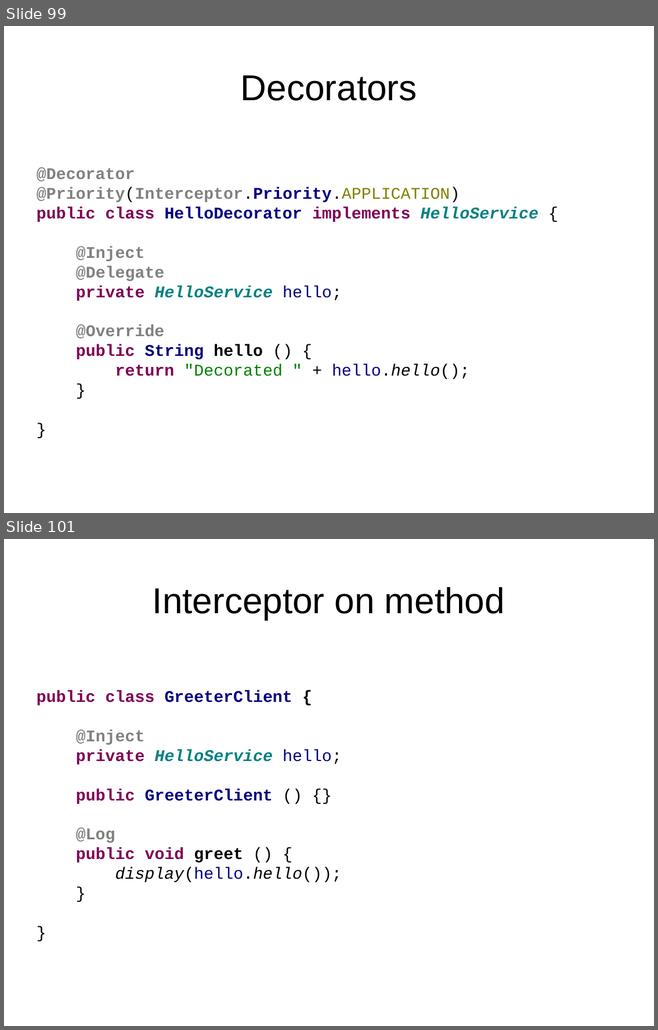
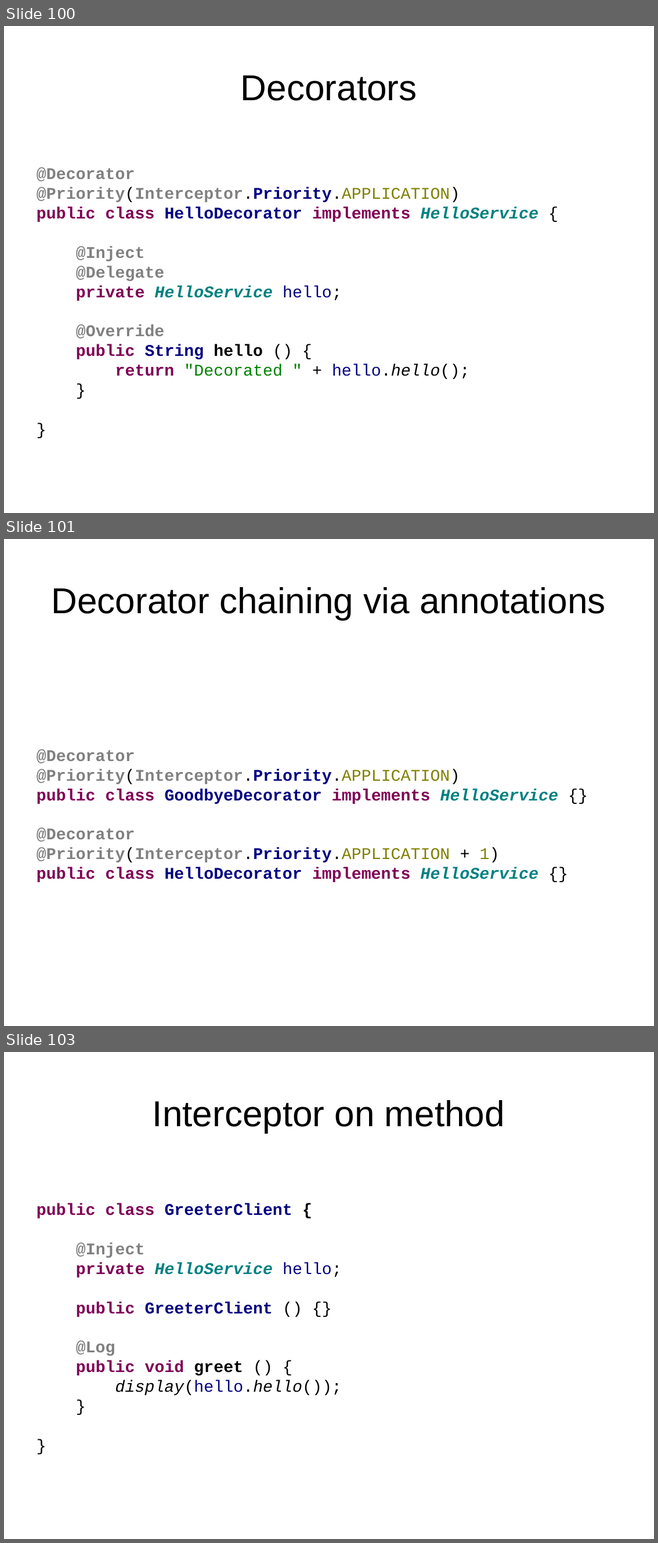
Before and after one commit to FrigoCoder/CDI, a slide deck: CDI.odp. Shown one above the other, each under a label of ours: slides 99 and 101 before the commit, slides 100, 101 and 103 after it; the slides between them are not shown. The pictures are 658x1030 and 658x1543 pixels, drawn with LibreOffice and Linux fonts; fonts in the diff are those of the drawing. Boxes give left, top, right and bottom in pixels: in the first picture for what was removed or moved away, otherwise in the second. Text is boxed around its words. In the diff, an @@ line names an element or a change of style, - is before the commit and + after.

```diff
--- a/CDI.odp
+++ b/CDI.odp
@@ slide 101 added at box(4, 539, 654, 1026), background #FFFFFF @@
@@ title added at box(51, 587, 605, 620), 44 pt, text #000000 @@
+Decorator chaining via annotations
@@ text added at box(36, 750, 558, 882), 20 pt, text #808080, bold @@
+@Decorator
+@Priority(Interceptor.Priority.APPLICATION)
+public class GoodbyeDecorator implements HelloService {}
+@Decorator
+@Priority(Interceptor.Priority.APPLICATION + 1)
+public class HelloDecorator implements HelloService {}
@@ what was slide 99 is now slide 100 @@
@@ what was slide 101 is now slide 103 @@
```
Also in this commit, not shown: 1 slide changed, 3 other slides added, 1 slide removed.
